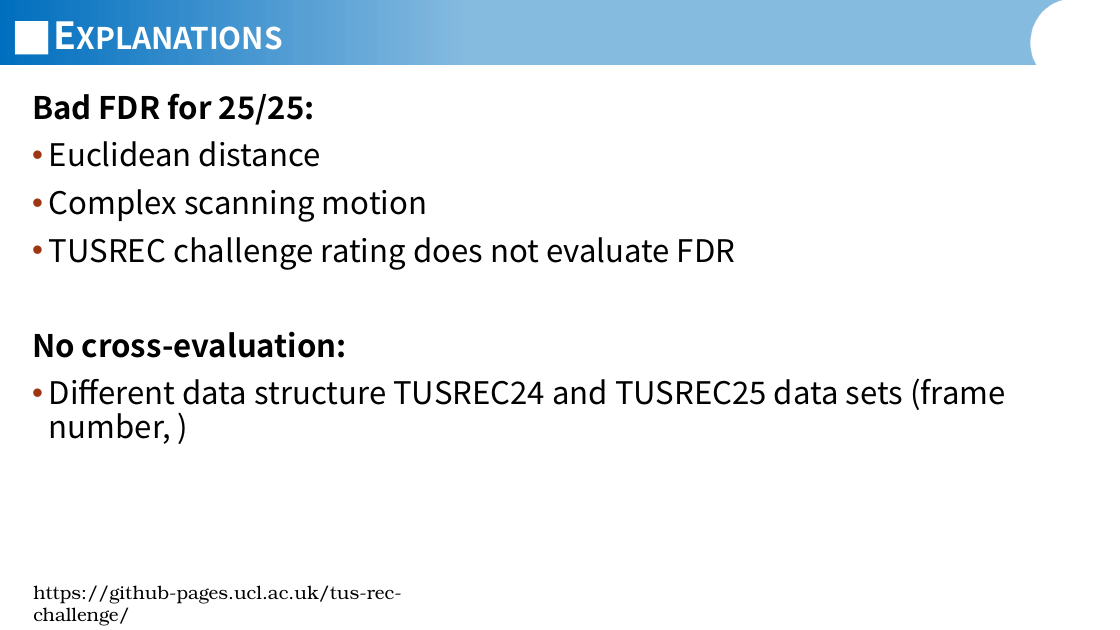
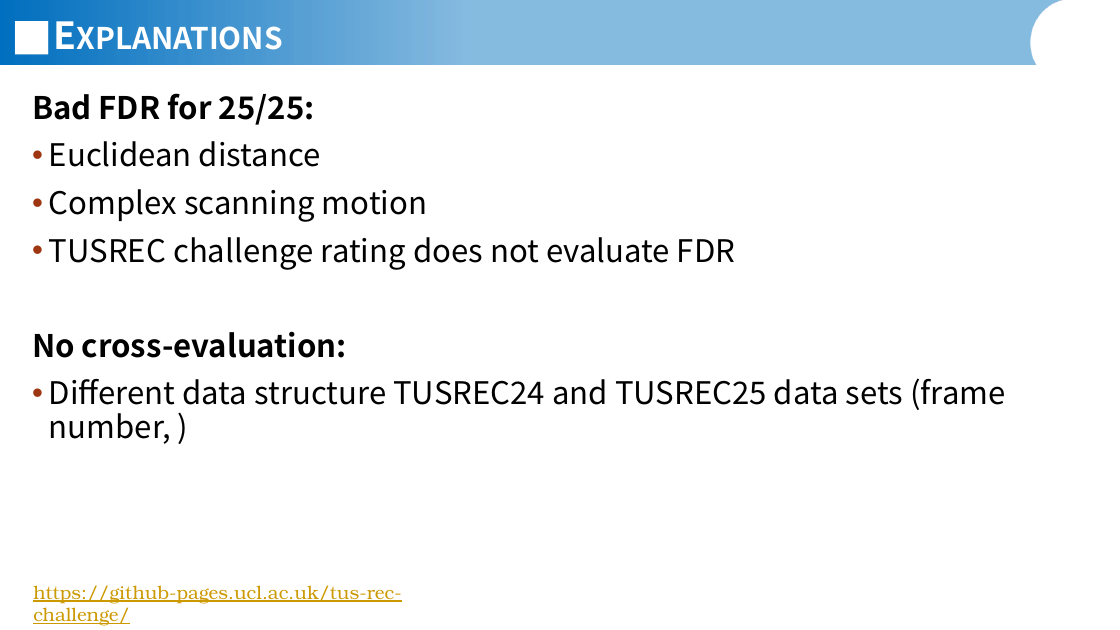
Before and after one commit to JannisIwate/DualTrack, a slide deck: slide 6 of documents/presentations/Jannis_Meyer_Presentation_01_06_2026.pptx. Drawn at 1120x630 pixels with LibreOffice and Linux fonts; fonts in the diff are those of the drawing; background and template pictures are left out. Boxes give left, top, right and bottom in pixels: in the first picture for what was removed or moved away, otherwise in the second. Text is boxed around its words. In the diff, an @@ line names an element or a change of style, - is before the commit and + after.

```diff
--- a/documents/presentations/Jannis_Meyer_Presentation_01_06_2026.pptx
+++ b/documents/presentations/Jannis_Meyer_Presentation_01_06_2026.pptx
@@ text "https://github-pages.ucl.ac.uk/tus-rec-challenge/" at bbox=[33, 585, 401, 626]: text colour #000000 to #CC9900, underline on @@
```
Also in this commit, not shown: 2 other slides changed, 7 other files.
